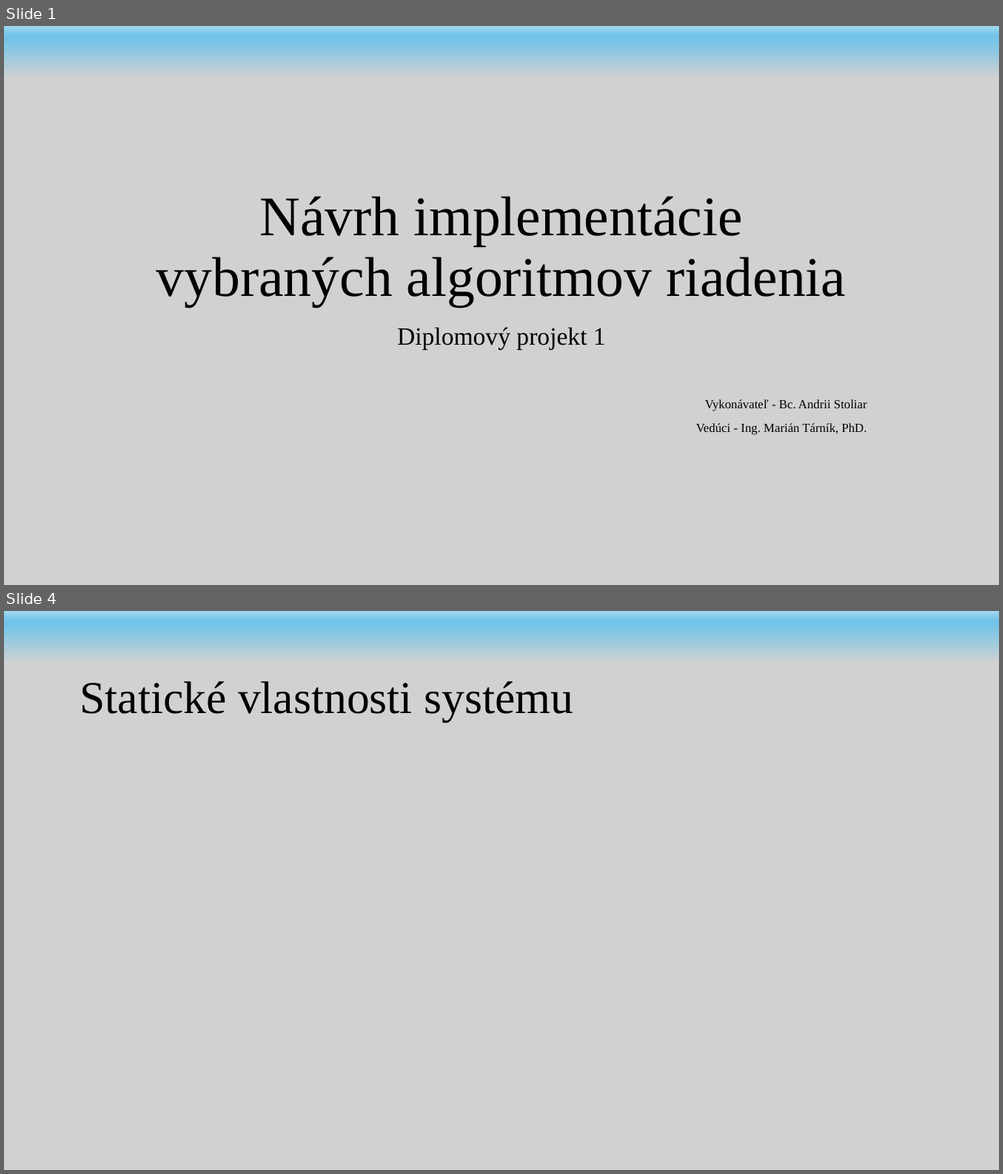
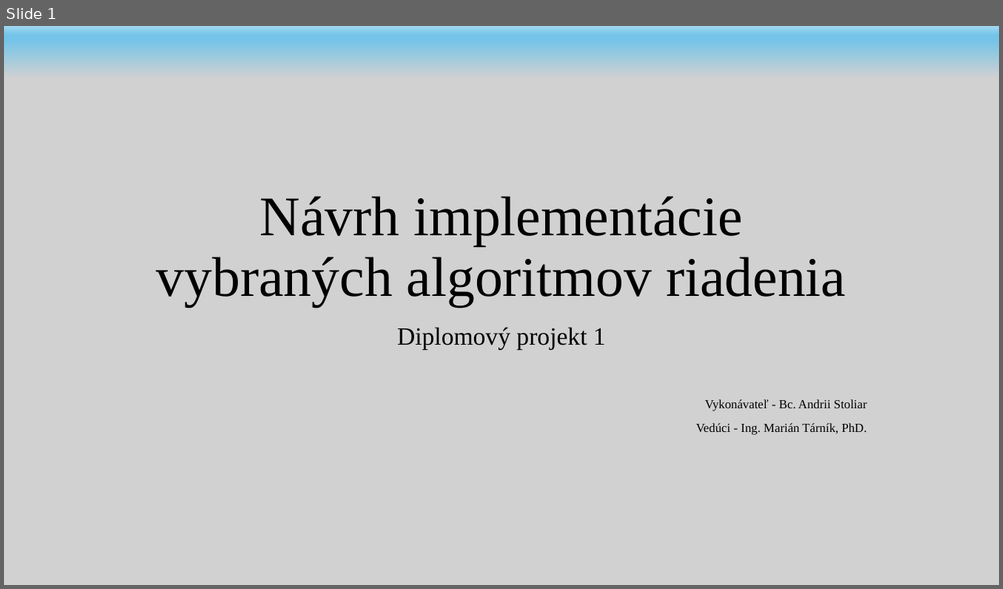
Before and after one commit to andrii-stoliar/DP-Stoliar, a slide deck: Prez/DP1-prez.potx. Shown one above the other, each under a label of ours: slides 1 and 4 before the commit, slide 1 after it; the slides between them are not shown. The pictures are 1003x1174 and 1003x589 pixels, drawn with LibreOffice and Linux fonts; fonts in the diff are those of the drawing; background and template pictures are left out. Boxes give left, top, right and bottom in pixels: in the first picture for what was removed or moved away, otherwise in the second. Text is boxed around its words. In the diff, an @@ line names an element or a change of style, - is before the commit and + after.

```diff
--- a/Prez/DP1-prez.potx
+++ b/Prez/DP1-prez.potx
@@ slide 4 removed at (4, 611, 999, 1170), background #D1D1D1; not listed: 1 template element that a slide beside it also shows @@
@@ title removed at (79, 681, 573, 722) @@
-Statické vlastnosti systému
```
Also in this commit, not shown: 2 slides changed, 11 slides added, 27 other files.
